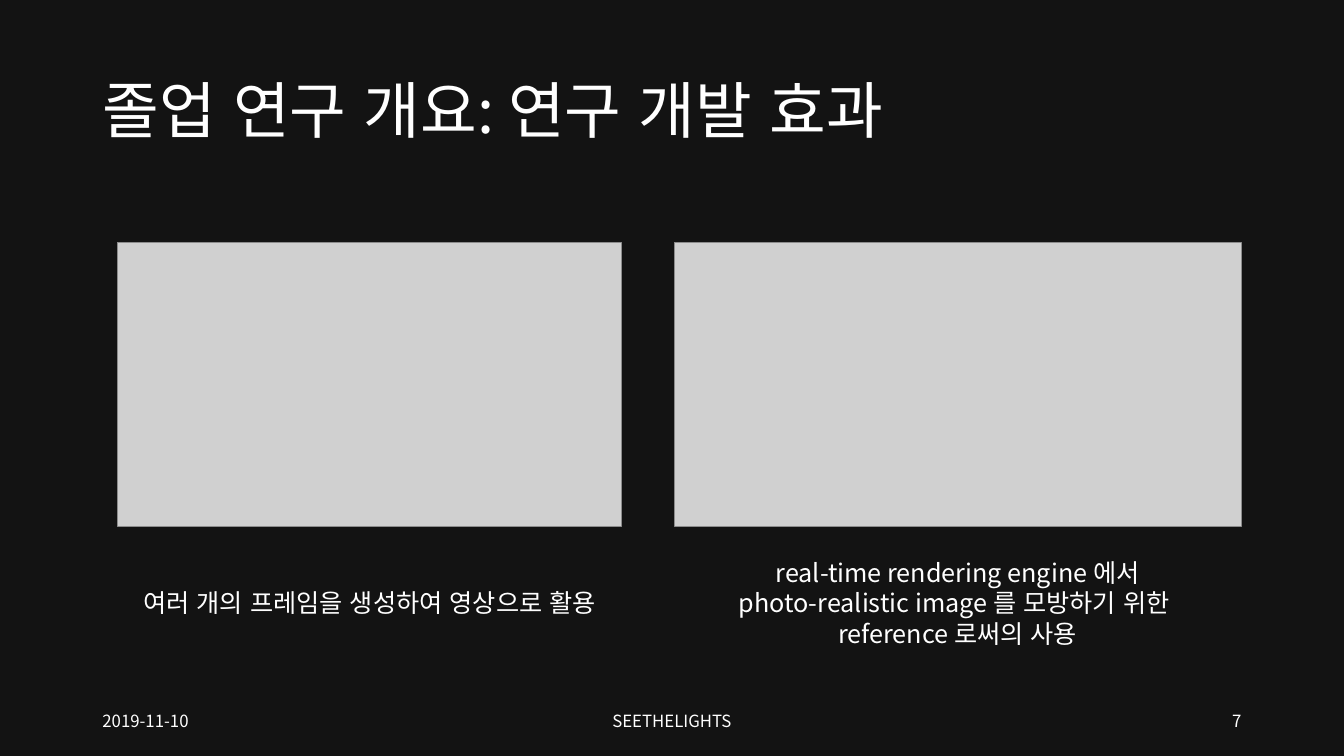
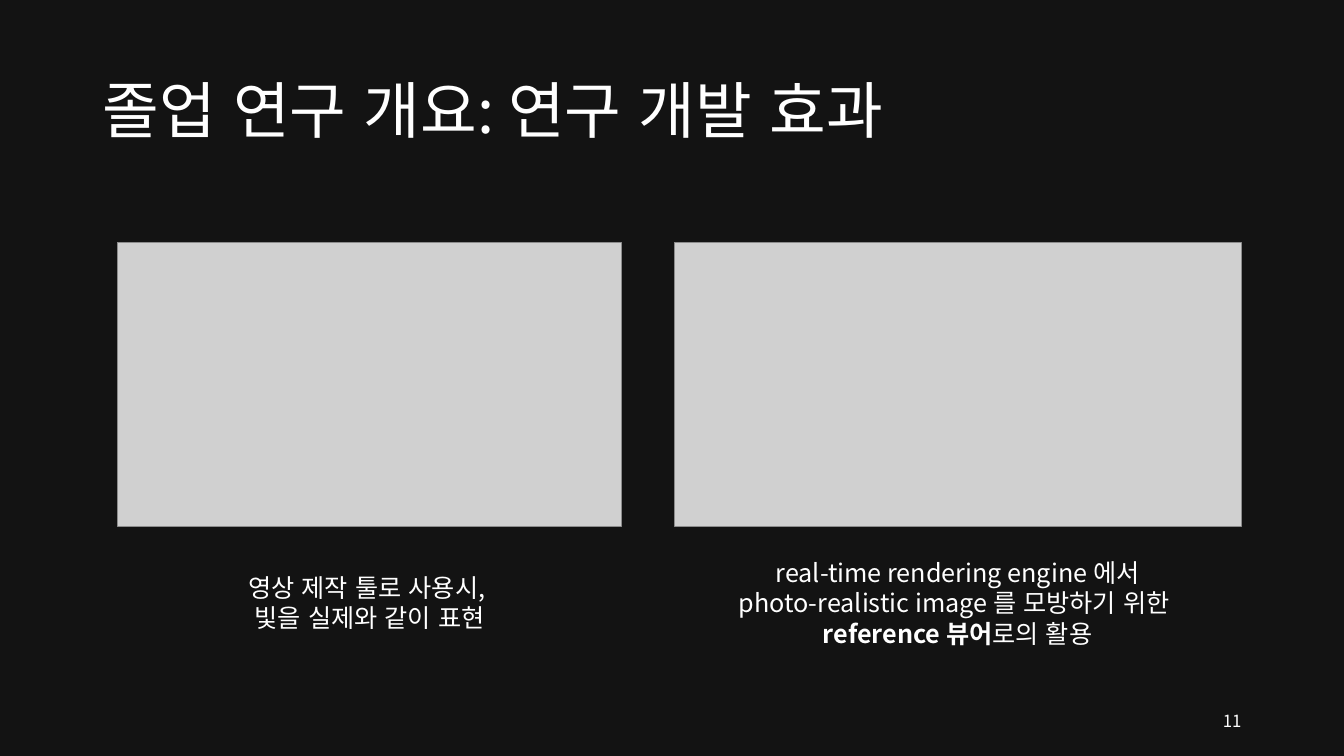
Before and after one commit to SEETHELGIHT/CapstonePlanning, a slide deck: slide 11 of doc/GPU-Accelerated_Ray_Tracing.pptx (slide 7 before the commit). Drawn at 1344x756 pixels with LibreOffice and Linux fonts; fonts in the diff are those of the drawing; grey boxes stand for pictures. Boxes give left, top, right and bottom in pixels: in the first picture for what was removed or moved away, otherwise in the second. Text is boxed around its words. In the diff, an @@ line names an element or a change of style, - is before the commit and + after.

```diff
--- a/doc/GPU-Accelerated_Ray_Tracing.pptx
+++ b/doc/GPU-Accelerated_Ray_Tracing.pptx
@@ text at [248, 576, 486, 629]: text changed @@
-여러 개의 프레임을 생성하여 영상으로 활용
+영상 제작 툴로 사용시,
+빛을 실제와 같이 표현
@@ text at [823, 617, 1092, 646]: text changed; bold on @@
-reference 로써의 사용
+reference 뷰어로의 활용
@@ text removed at [102, 714, 188, 727] @@
-2019-11-10
@@ text removed at [612, 714, 731, 727] @@
-SEETHELIGHTS
@@ page number at [1223, 714, 1242, 727]: text changed @@
-7
+11
```
Also in this commit, not shown: 19 other slides changed, 5 slides added, 2 slides removed.
